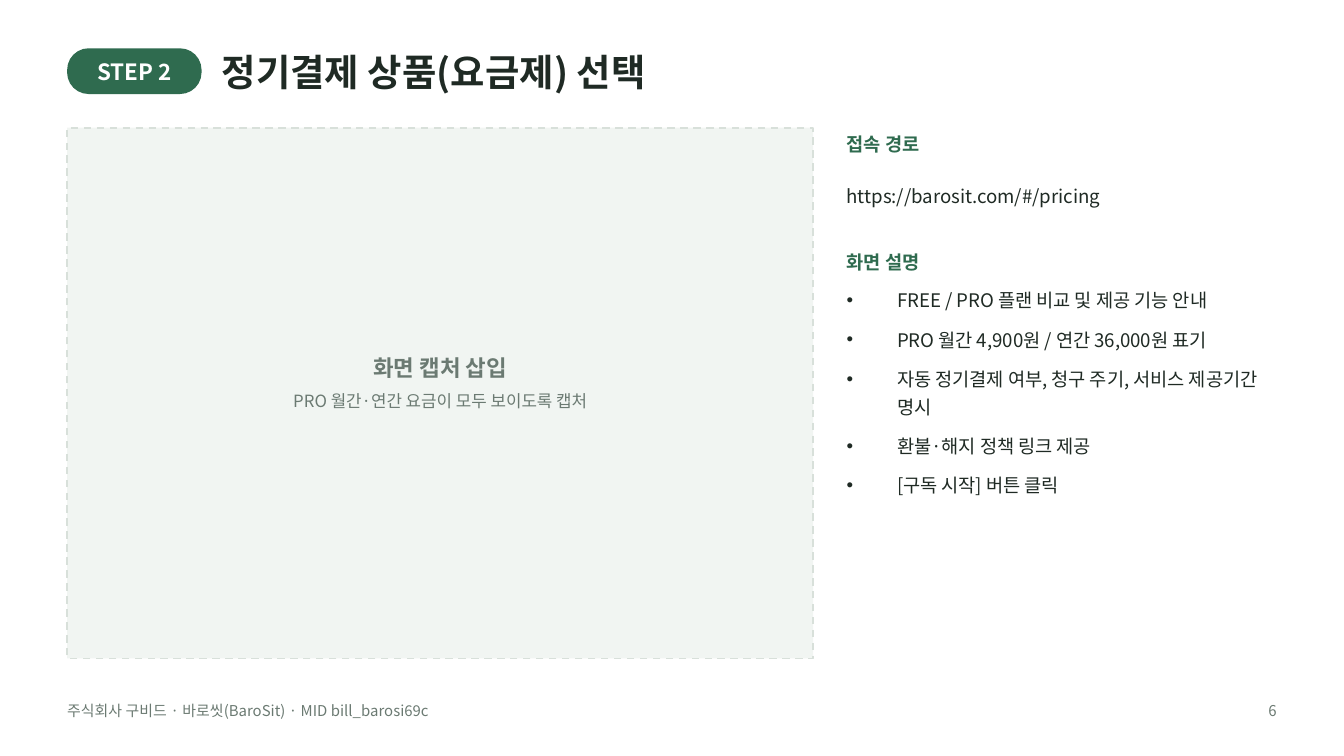
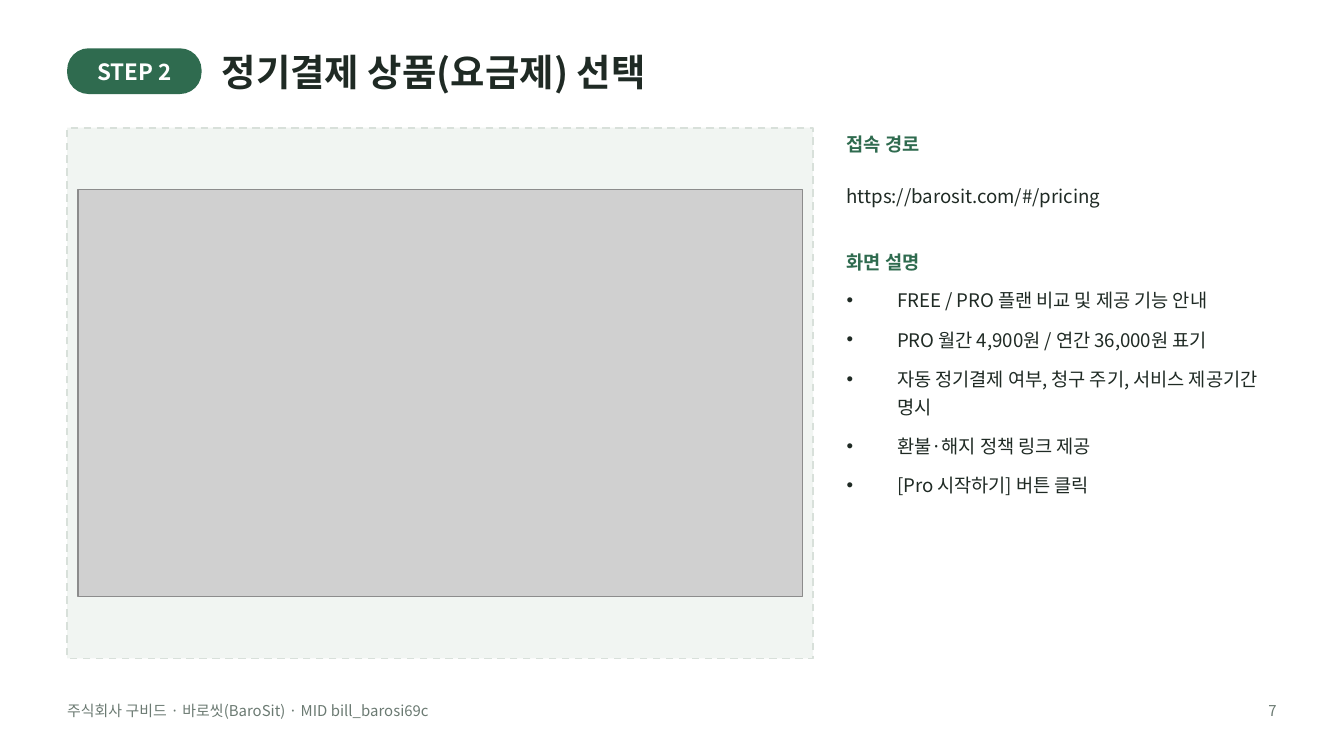
Before and after one commit to jay365-code/barosit, a slide deck: slide 7 of docs/바로씻_빌링결제경로.pptx (slide 6 before the commit). Drawn at 1344x756 pixels with LibreOffice and Linux fonts; fonts in the diff are those of the drawing; grey boxes stand for pictures. Boxes give left, top, right and bottom in pixels: in the first picture for what was removed or moved away, otherwise in the second. Text is boxed around its words. In the diff, an @@ line names an element or a change of style, - is before the commit and + after.

```diff
--- a/docs/바로씻_빌링결제경로.pptx
+++ b/docs/바로씻_빌링결제경로.pptx
@@ picture added at box(78, 190, 802, 597) @@
@@ text removed at box(373, 357, 507, 378) @@
-화면 캡처 삽입
@@ text removed at box(293, 393, 587, 409) @@
-PRO 월간·연간 요금이 모두 보이도록 캡처
@@ text at box(897, 476, 1089, 495): text changed @@
-• [구독 시작] 버튼 클릭
+• [Pro 시작하기] 버튼 클릭
@@ text at box(1268, 705, 1276, 716): text changed @@
-6
+7
```
Also in this commit, not shown: 9 other slides changed, 1 slide added, 1 other file.
